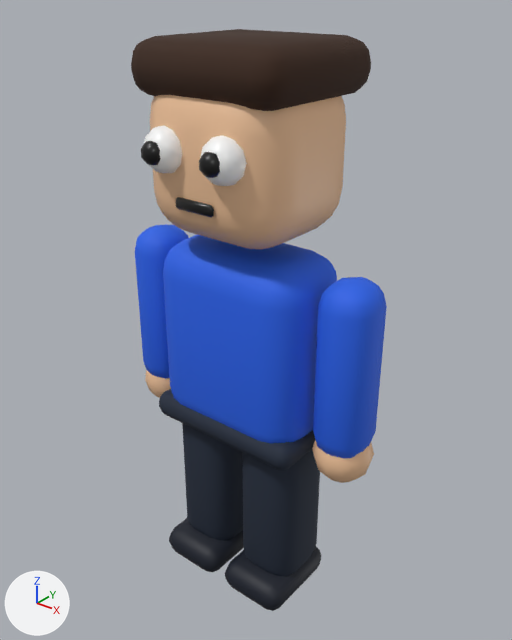
One commit to the glTF model games/models/person.glb: the scene before it, then after it.
Camera for both pictures: a 50 mm camera at (1.49, -1.82, 2.27) aimed at (0.01, 0.03, 1.12). The axes (+X, +Y, +Z) are drawn at lower left. The lights are the same throughout. The picture after the commit comes second. Where no turn or scale is listed for an object, it has been applied to the vertices.

The first picture shows 'ArmL', 'ArmR', 'Belt', 'Body', 'EyeWR', 'Hair', 'HandR', 'Head', 'LegL', 'LegR', 'ShoeL', 'ShoeR' and 5 more.
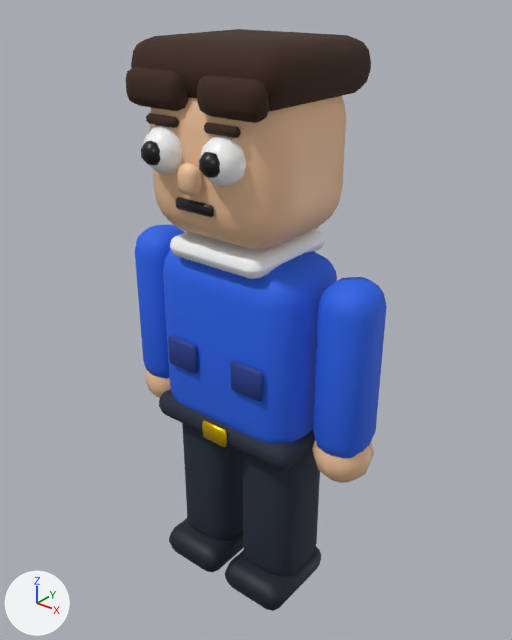
Changed parts and their boxes (x1, y1, x2, y2) in the pictures (512 x 640 px):
'Collar', added
    after: (170, 229, 325, 279)
'FringeR', added (brown)
    after: (197, 75, 270, 123)
'FringeL', added (brown)
    after: (125, 67, 189, 111)
'PocketR', added (blue)
    after: (230, 360, 262, 402)
'PocketL', added (blue)
    after: (168, 336, 197, 374)
'Nose', added (beige)
    after: (177, 163, 202, 196)
'Buckle', added (yellow)
    after: (202, 420, 227, 448)
'BrowR', added
    after: (204, 122, 240, 138)
'BrowL', added
    after: (146, 113, 179, 128)

Diff of the bpy script that builds the scene:
```diff
--- a/games/models/person.glb.py
+++ b/games/models/person.glb.py
@@ mat_shirtdark @@
+mat_shirtdark = principled_material('ShirtDark')
+mat_shirtdark.base_color = (0.013, 0.0423, 0.254)  # blue #1e3a8a
+mat_shirtdark.roughness = 0.7
@@ mat_collar @@
+mat_collar = principled_material('Collar')
+mat_collar.base_color = (0.939, 0.956, 0.973)  # white #f8fafc
+mat_collar.roughness = 0.6
@@ mat_metal @@
+mat_metal = principled_material('Metal')
+mat_metal.base_color = (0.956, 0.604, 0.0075)  # yellow #facc15
+mat_metal.metallic = 0.9
+mat_metal.roughness = 0.3
@@ me_cube_017 @@
+me_cube_017.from_pydata(...)  # 24 vertices, 44 faces; spans x -0.07..0.07, y -0.01..0.01, z -0.06..0.06
+me_cube_017.materials.append(mat_shirtdark)  # blue #1e3a8a
@@ me_cube_011 @@
+me_cube_011.from_pydata(...)  # 56 vertices, 108 faces; spans x -0.04..0.04, y -0.03..0.03, z -0.05..0.05
+me_cube_011.materials.append(mat_skin)  # beige #f2c49b
@@ me_cube_016 @@
+me_cube_016.from_pydata(...)  # 56 vertices, 108 faces; spans x -0.12..0.12, y -0.04..0.04, z -0.06..0.06
+me_cube_016.materials.append(mat_hair)  # brown #3b2314
@@ me_cube_013 @@
+me_cube_013.from_pydata(...)  # 56 vertices, 108 faces; spans x -0.12..0.12, y -0.04..0.04, z -0.06..0.06
+me_cube_013.materials.append(mat_hair)  # brown #3b2314
@@ me_cube_015 @@
+me_cube_015.from_pydata(...)  # 24 vertices, 44 faces; spans x -0.065..0.065, y -0.015..0.015, z -0.015..0.015
+me_cube_015.materials.append(mat_hair)  # brown #3b2314
@@ me_cube_012 @@
+me_cube_012.from_pydata(...)  # 24 vertices, 44 faces; spans x -0.065..0.065, y -0.015..0.015, z -0.015..0.015
+me_cube_012.materials.append(mat_hair)  # brown #3b2314
@@ me_cube_018 @@
+me_cube_018.from_pydata(...)  # 56 vertices, 108 faces; spans x -0.2..0.2, y -0.21..0.21, z -0.04..0.04
+me_cube_018.materials.append(mat_collar)  # white #f8fafc
@@ me_cube_019 @@
+me_cube_019.from_pydata(...)  # 24 vertices, 44 faces; spans x -0.06..0.06, y -0.01..0.01, z -0.04..0.04
+me_cube_019.materials.append(mat_metal)  # yellow #facc15
@@ ob_pocketr @@
+ob_pocketr = bpy.data.objects.new('PocketR', me_cube_017)
+ob_pocketr.location = (0.15, -0.2, 1.02)
@@ ob_pocketl @@
+ob_pocketl = bpy.data.objects.new('PocketL', me_cube_017.copy())
+ob_pocketl.location = (-0.15, -0.2, 1.02)
@@ ob_nose @@
+ob_nose = bpy.data.objects.new('Nose', me_cube_011)
+ob_nose.location = (0.0, -0.28, 1.71)
@@ ob_fringer @@
+ob_fringer = bpy.data.objects.new('FringeR', me_cube_016)
+ob_fringer.location = (0.15, -0.25, 1.96)
@@ ob_fringel @@
+ob_fringel = bpy.data.objects.new('FringeL', me_cube_013)
+ob_fringel.location = (-0.15, -0.25, 1.96)
@@ ob_browr @@
+ob_browr = bpy.data.objects.new('BrowR', me_cube_015)
+ob_browr.location = (0.12, -0.265, 1.87)
@@ ob_browl @@
+ob_browl = bpy.data.objects.new('BrowL', me_cube_012)
+ob_browl.location = (-0.12, -0.265, 1.87)
@@ ob_collar @@
+ob_collar = bpy.data.objects.new('Collar', me_cube_018)
+ob_collar.location = (0.0, 0.0, 1.43)
@@ ob_buckle @@
+ob_buckle = bpy.data.objects.new('Buckle', me_cube_019)
+ob_buckle.location = (0.0, -0.205, 0.74)
```
